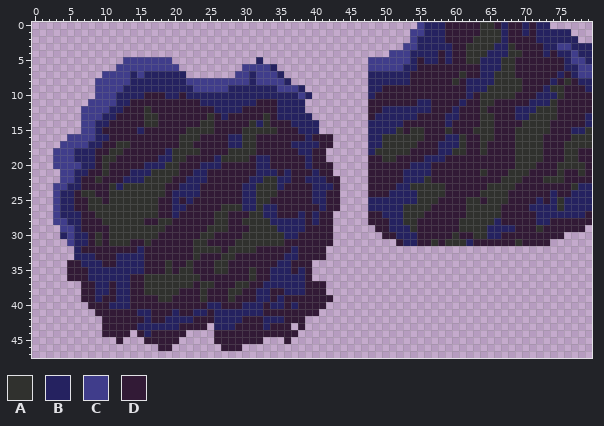
Two versions of one sprite sheet, art/TileSet/tileset_back.png. The picture above is the old version.
The file is 80x48 pixels.
Palette (. is transparent): A #30312e  B #252260  C #403d8b  D #321a36
Pixels before, first column x 3:
 0 ....................................................CBBBDDDDDAADBDDBDBB......
 1 ...................................................CCBBBDDDDDAAABDDBDBBBBB...
 2 ...................................................CBBBBDDDDAAAABDDDDBBBBBB..
 3 ..................................................CCBBBBBDDAAAABBADDDDBBCCBBB
 4 ................................................CCCBBBBDBDDAAABBBAADDDBDBBCBB
 5 ..........CCCCCCC............B...............CCCCCCBDBBDBDDAABBBAADDDDDDDBCCB
 6 .........CCCCCCCCC.........CCCCB.............CCCCCBBDDDDDDDDDBBBAADDDDDDDBBCC
 7 .......CCCCBCBBBBBB.......CCBCCCB............BBBBBBDDDDDDDADDBBAAADDDDDDBDBCC
 8 ......CCCCCBBBBBBBBCCCCCCCCCBCCCCB...........BBBBBBDDDDDDADBBBBAAAADDDDBDADBB
 9 ......CCCCBBBBBBBBBBCCCCCBBBBBBBCCCB.........BBDDDDDDDDDDDDBBBAAAAADDDBAADDDB
10 ......CCCBBBBDDDBBDBBBBBBBBBBBBBBBBCB........BDDDDDDDDDDDDDBDAAAAADDDBBBADDDD
11 .....CCCCBBDDDDDDDDDDBBBBBBBBDDDBBBB.........DDDDDDDBBDDDDBDDAADDDDDBBBADDDDD
12 ....CCCCBBDDDADDDDDDDDDBBBBDDDDDBBBB.........DDBBBBBBBDDDBDDDADDDDBBBAAADDDDD
13 ....CCCBBDDDDAADDDDDDDADBDDDDDADBBBBB........DBBBBBBDDDDBBDDDAADDDBBAAAADDDDB
14 ....CCBBDDDDDAADDDDDDAADDDDDABADDDBBBB.......BBBBBDDDDDDBDDDDAADDDDAAAADDDDDB
15 ....CCBDDDDDBDDDDDDAAAADDDDAAAAADDDBBB.......BBBBADAADDDADDDAAADDDAAAAADDDBBA
16 ..CCCCBBDDDDDDDDDDAAADDDDBBAADDDDDDDBDDD.....BBAAAAAADDDBBADDAADDDAAAADDDDAAA
17 .CCCCBBDDAADDDDDDDAADDDDDBBAADDDDDBBBBDD.....BBAAAAADDDBBBADDADDDDAAAADDDAAAA
18 CCCBBBDDAADDDDDDBAAAADDDDAAAADDDDDDBBDD......BAAAAADDDDBBAADDADDDDAAAADDDAADD
19 CCCBBBDAADDDDDDBBAADDDDBAAAADBBDDDDDBDD......DDAADDDDBBBDDDDDDDDDDAAAADDDAADD
20 CCCCBBDADDDDDBBBAADDDBBBDDDDDBBDDDDDBDDD.....DDDDDDBBBDDDDDDDDDDDDAAADDDAAAAD
21 .CCBBDDADDDBBBAAAADDBBDDDDDDDBBBDBDDDBDD.....DDDDDBBBBDDDDDDDADDDAAADDDDADDAD
22 .CCBDDADDDBBBAAAADDBBBDDDDDDBBAABBDDBBBDD....DDDDDBBBADDDDDDDDDDAAADDDAAADDDD
23 CCBBDDDDABAAAAAADDBBBDDDDDDBBAAABDDDDBBBD....DDDDBBAAAAADDDDDDAAAADDDDDDDDABB
24 CBBDAADDAAAAAAAADBBBBDDDDDDBBAAADDDDDBBDD....DDDBBBBAAAADDDDDAAAADDDDDDBDDBBB
25 CBBDDAADAAAAAAADDBDBDDDDDDDBBAADDDDDDBBDD....BBBBBBBAAADDDDAADAAADDDDBDBABBBB
26 CBBDDAAAAAAAAAADDBBDDDDDAAABBABBDDDDDDBDD....BBBBBAAAADDDDDAAAAADDDDBBBBABBBB
27 CBBBDDAAAAAAAAADDBDDDDDAADDDAABBDDDBDBDD.....DDBBBAAADDDDDDAAAAADDDDDBBBBBBBD
28 CCBBDDDAAAAAADDAADDDDDDAADDAAAABBBBBDBDD.....DDDBBAADDDDDDAAAAABDDDDDBBDDDDDD
29 .CCBDDDDAAAAAAAADDDDDDAAADDDAAAABBBBDDDD......DDBBBADDDDDDAAAABBBBDDDADDDDDD.
30 .BCBBDADAAAAAAADDDDDDAADDDDAAAAAABBDDDDD.......DDBBBDDDDDADDAABBDDDDDDDDD....
31 ..CBBDADAAADDADDDDDDAADDDDAAAAAAADDDDDDD.........DBBDDADAAABDDDDDDADDDD......
32 ...BDDDDDDDDBDDDDDDDAAAADAAAADDDDDBDDDD......................................
33 ...BBBDDDBBBBDDDDDDDADDDAADDDDDDDBBDDDD......................................
34 ..DDBBBDDBBBBDDDADDADDDAADDDDDDDBBDDD........................................
35 ..DDDBBBBBBBBDDDADAADDDAADDDADDBBBDBD........................................
36 ..DDDBBBBBBDDAAAAAAAADDDDDDDADDBBBBBD........................................
37 ....DDBBDBBDDAAAAAAADAADDDAADDBBBBBBDDD......................................
38 ....DDBBDBBDDAAAAADDDADDDAADDBBDDBBBDDD......................................
39 ....DDBDDBBDDDDAADDDDADDDADDDBBDBDDDDDDD.....................................
40 .....DDDBBBDDDDDDDDDDDBBDDDBBBDBBDBDDDD......................................
41 ......DDDDDDBBDDDBDDBBDBBBBBBBDDDDDDDD.......................................
42 .......DDDDDDBDDBBBBDDDBBBBDDDBBBDDD.........................................
43 .......DDDDDBBBBBBDDDD.BBBDDDDBDDD.D.........................................
44 .......DDDD.DBDDDDD....DDDDDDDDDDDD..........................................
45 .........D...DDDDD.....DDDDDDD...D...........................................
46 ...............DD.......DDD..................................................
Now the later version:
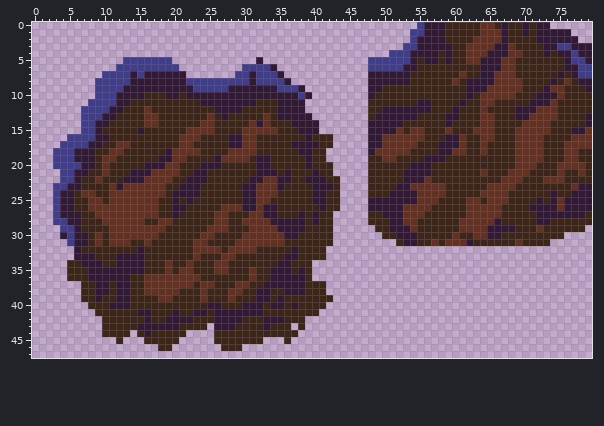
The exact change:
colour A: #30312e -> #633022
colour B: #252260 -> #321a36
colour D: #321a36 -> #3d2619
